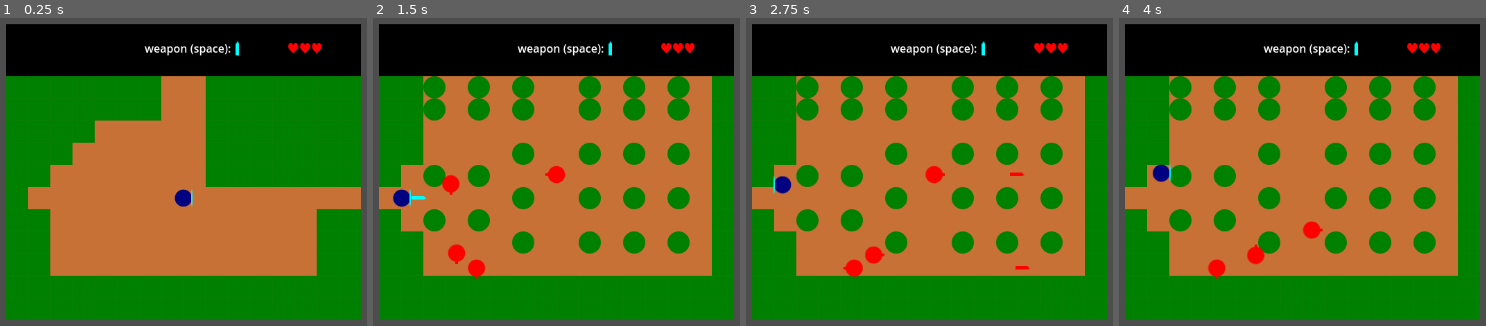
Above: before the commit, frames 1-4 (left to right).
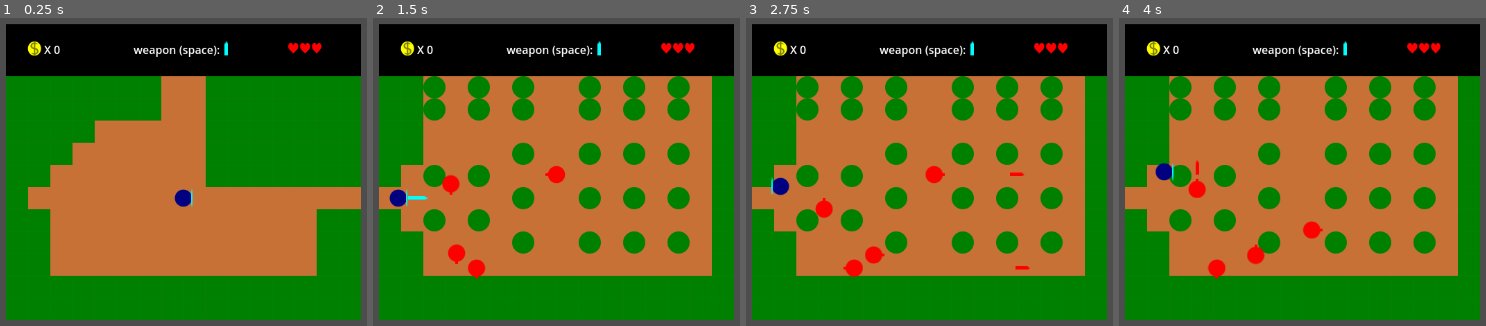
Above: after the commit, the same moments.

Repository: RogueInstincts/Game-Design-class-2d-top-down
Game: Godot game, scene res://world.tscn
Same seed, same stepped clock (60 frames per second), same inputs: the game is played once before the commit and once after it. Before the commit the project has no main scene; this scene is started directly in both runs.
Inputs:
- Up to frame 1 (0.25 s): no input
- Up to frame 2 (1.5 s): tap Enter at 0.5 s; hold D (right) from 0.53 s (still down); tap Space (attack) at 0.6, 1.35 s; tap W (up) at 0.77 s
- Up to frame 3 (2.75 s): tap W (up) at 1.52 s; release D (right) at 2.03 s; hold A (left) from 2.03 s (still down); tap Space (attack) at 2.1 s
- Up to frame 4 (4 s): release A (left) at 2.78 s; hold D (right) from 2.78 s (still down); tap Space (attack) at 2.85, 3.6 s; tap W (up) at 3.02, 3.77 s

The runs differ from the first frame. In frame 1, 0.9% of the frame differs, in the area x 7-66%, y 7-13%; in frame 2, 1.0%; in frame 3, 1.2%; in frame 4, 1.3%, in the area x 7-66%, y 7-59%.

Commit message:
Completed story
want to add functional shield if I have time/can figure it out, other than that project is done

Diff:
--- /dev/null
+++ b/Game Design class M05-M06 top-down/coin.gd
@@ -0,0 +1,12 @@
+extends Sprite2D
+
+@onready var hitbox = $hitbox
+@onready var player = $'../player'
+@onready var world = $".."
+
+# Called every frame. 'delta' is the elapsed time since the previous frame.
+func _process(delta):
+	for i in hitbox.get_overlapping_bodies():
+		if i == player:
+			queue_free()
+			world.coin += 1
--- /dev/null
+++ b/Game Design class M05-M06 top-down/coin.tscn
@@ -0,0 +1,16 @@
+[gd_scene load_steps=4 format=3 uid="uid://dpbpeswk4dnvg"]
+
+[ext_resource type="Texture2D" uid="uid://heqplhdrbfjl" path="res://coin.png" id="1_414oa"]
+[ext_resource type="Script" path="res://coin.gd" id="2_eo8gd"]
+
+[sub_resource type="RectangleShape2D" id="RectangleShape2D_eymvb"]
+size = Vector2(20, 22)
+
+[node name="coin" type="Sprite2D"]
+texture = ExtResource("1_414oa")
+script = ExtResource("2_eo8gd")
+
+[node name="hitbox" type="Area2D" parent="."]
+
+[node name="CollisionShape2D" type="CollisionShape2D" parent="hitbox"]
+shape = SubResource("RectangleShape2D_eymvb")
--- a/Game Design class M05-M06 top-down/enemy.gd
+++ b/Game Design class M05-M06 top-down/enemy.gd
@@ -13,6 +13,8 @@
 func sword_hit(i):
 	queue_free()
 	i.queue_free()
+	world.generate_loot(transform.origin)
+	world.kills_to_win -= 1
 
 func enemy_sword_hit(i):
 	pass
--- /dev/null
+++ b/Game Design class M05-M06 top-down/heart.gd
@@ -0,0 +1,12 @@
+extends Sprite2D
+
+@onready var hitbox = $hitbox
+@onready var player = $'../player'
+@onready var world = $".."
+
+# Called every frame. 'delta' is the elapsed time since the previous frame.
+func _process(delta):
+	for i in hitbox.get_overlapping_bodies():
+		if i == player:
+			queue_free()
+			world.health += 2
--- /dev/null
+++ b/Game Design class M05-M06 top-down/heart.tscn
@@ -0,0 +1,16 @@
+[gd_scene load_steps=4 format=3 uid="uid://jre2fhhf5b3o"]
+
+[ext_resource type="Texture2D" uid="uid://clfopbqskaoip" path="res://heart.png" id="1_wl1ud"]
+[ext_resource type="Script" path="res://heart.gd" id="2_ipqw2"]
+
+[sub_resource type="RectangleShape2D" id="RectangleShape2D_m316r"]
+size = Vector2(20, 22)
+
+[node name="heart" type="Sprite2D"]
+texture = ExtResource("1_wl1ud")
+script = ExtResource("2_ipqw2")
+
+[node name="hitbox" type="Area2D" parent="."]
+
+[node name="CollisionShape2D" type="CollisionShape2D" parent="hitbox"]
+shape = SubResource("RectangleShape2D_m316r")
--- /dev/null
+++ b/Game Design class M05-M06 top-down/main.gd
@@ -0,0 +1,8 @@
+extends Node2D
+
+@onready var main = $"."
+@onready var button = $Panel/Button
+
+func _process(_delta):
+	if button.button_pressed:
+		main.get_tree().change_scene_to_file("res://world.tscn")
--- /dev/null
+++ b/Game Design class M05-M06 top-down/main.tscn
@@ -0,0 +1,41 @@
+[gd_scene load_steps=2 format=3 uid="uid://86tff54ukvcn"]
+
+[ext_resource type="Script" path="res://main.gd" id="1_347tu"]
+
+[node name="main" type="Node2D"]
+script = ExtResource("1_347tu")
+
+[node name="Panel" type="Panel" parent="."]
+offset_right = 1152.0
+offset_bottom = 648.0
+
+[node name="Label" type="Label" parent="Panel"]
+layout_mode = 0
+offset_left = 200.0
+offset_top = 100.0
+offset_right = 240.0
+offset_bottom = 123.0
+text = "Oh no! The bullies stole Billy's dog!
+
+Armed with a trash can lid for a shield and a stick for a sword, Billy needs to fight off the bullies
+so they will give his dog back and stop trying to take his lunch money"
+
+[node name="controls" type="Label" parent="Panel"]
+layout_mode = 0
+offset_left = 688.0
+offset_top = 500.0
+offset_right = 1135.0
+offset_bottom = 575.0
+text = "Controls:
+WASD or arrow keys to move
+SPACE  to attack"
+horizontal_alignment = 1
+
+[node name="Button" type="Button" parent="Panel"]
+layout_mode = 0
+offset_left = 476.0
+offset_top = 500.0
+offset_right = 676.0
+offset_bottom = 600.0
+theme_override_font_sizes/font_size = 25
+text = "Start Game"
--- a/Game Design class M05-M06 top-down/player.tscn
+++ b/Game Design class M05-M06 top-down/player.tscn
@@ -5,7 +5,6 @@
 [ext_resource type="Texture2D" uid="uid://bnc1hyejnseau" path="res://shield.png" id="2_ro6lt"]
 
 [sub_resource type="CircleShape2D" id="CircleShape2D_01u6n"]
-radius = 12.0
 
 [node name="player" type="CharacterBody2D"]
 collision_mask = 5
@@ -19,4 +18,5 @@
 texture = ExtResource("2_ro6lt")
 
 [node name="CollisionShape2D" type="CollisionShape2D" parent="."]
+position = Vector2(-1, 0)
 shape = SubResource("CircleShape2D_01u6n")
--- a/Game Design class M05-M06 top-down/project.godot
+++ b/Game Design class M05-M06 top-down/project.godot
@@ -11,6 +11,7 @@
 [application]
 
 config/name="Game Design class M05-M06 top-down"
+run/main_scene="res://main.tscn"
 config/features=PackedStringArray("4.2", "Forward Plus")
 config/icon="res://icon.svg"
 
--- a/Game Design class M05-M06 top-down/sword.tscn
+++ b/Game Design class M05-M06 top-down/sword.tscn
@@ -7,7 +7,7 @@
 size = Vector2(4, 17)
 
 [sub_resource type="RectangleShape2D" id="RectangleShape2D_a2kch"]
-size = Vector2(8, 19)
+size = Vector2(12, 28)
 
 [node name="sword" type="CharacterBody2D"]
 collision_layer = 2
@@ -15,6 +15,8 @@
 script = ExtResource("1_wtn83")
 
 [node name="sprite" type="Sprite2D" parent="."]
+position = Vector2(0, -3.75)
+scale = Vector2(1, 1.35714)
 texture = ExtResource("1_iitya")
 
 [node name="CollisionShape2D" type="CollisionShape2D" parent="."]
@@ -24,5 +26,5 @@
 [node name="hitbox" type="Area2D" parent="."]
 
 [node name="CollisionShape2D" type="CollisionShape2D" parent="hitbox"]
-position = Vector2(0, -0.5)
+position = Vector2(0, -5)
 shape = SubResource("RectangleShape2D_a2kch")
--- /dev/null
+++ b/Game Design class M05-M06 top-down/victory.tscn
@@ -0,0 +1,16 @@
+[gd_scene format=3 uid="uid://cepb2nsi12la0"]
+
+[node name="victory" type="Node2D"]
+
+[node name="Panel" type="Panel" parent="."]
+offset_right = 1152.0
+offset_bottom = 648.0
+
+[node name="Label" type="Label" parent="Panel"]
+layout_mode = 0
+offset_right = 1152.0
+offset_bottom = 648.0
+theme_override_font_sizes/font_size = 50
+text = "You Won!"
+horizontal_alignment = 1
+vertical_alignment = 1
--- a/Game Design class M05-M06 top-down/world.gd
+++ b/Game Design class M05-M06 top-down/world.gd
@@ -2,9 +2,27 @@
 
 @onready var world = $"."
 @onready var health = 6
+@onready var coin = 0
 @onready var healthbar = $Camera/hud/healthbar
+@onready var coinlabel = $Camera/hud/coinlabel
+@onready var kills_to_win = 12
+
+func generate_loot(spot: Vector2):
+	var loot = randi() % 5
+	if loot == 1:
+		var add = load("res://coin.tscn").instantiate()
+		add.transform.origin = spot
+		add_child(add)
+	elif loot == 2:
+		var add = load("res://heart.tscn").instantiate()
+		add.transform.origin = spot
+		add_child(add)
 
 func _process(_delta):
+
+	if kills_to_win <= 0:
+		world.get_tree().change_scene_to_file("res://victory.tscn")
+
 	if health == 0:
 		world.get_tree().change_scene_to_file("res://game_over.tscn")
 	elif health == 1:
@@ -19,3 +37,7 @@
 		healthbar.texture = load("res://5_health.png")
 	elif health == 6:
 		healthbar.texture = load("res://6_health.png")
+	elif health > 6:
+		health = 6
+
+	coinlabel.set_text("X " + str(coin))
--- a/Game Design class M05-M06 top-down/world.tscn
+++ b/Game Design class M05-M06 top-down/world.tscn
@@ -8,6 +8,7 @@
 [ext_resource type="Script" path="res://exit1.gd" id="4_xn2r2"]
 [ext_resource type="Script" path="res://exit2.gd" id="6_ihjt7"]
 [ext_resource type="Script" path="res://exit3.gd" id="7_57o1m"]
+[ext_resource type="Texture2D" uid="uid://heqplhdrbfjl" path="res://coin.png" id="8_1453x"]
 [ext_resource type="Script" path="res://exit4.gd" id="8_daoh6"]
 [ext_resource type="Script" path="res://exit5.gd" id="9_ep37h"]
 [ext_resource type="Script" path="res://exit6.gd" id="10_85wpb"]
@@ -3187,16 +3188,28 @@
 texture = ExtResource("13_ukom8")
 
 [node name="Sword" type="Sprite2D" parent="Camera/hud"]
-position = Vector2(334, 35)
+position = Vector2(318, 35)
 texture = ExtResource("16_03mcl")
 
-[node name="Label" type="Label" parent="Camera/hud"]
+[node name="swordlabel" type="Label" parent="Camera/hud"]
 layout_mode = 0
-offset_left = 200.0
-offset_top = 23.0
-offset_right = 325.0
-offset_bottom = 46.0
+offset_left = 184.0
+offset_top = 25.0
+offset_right = 309.0
+offset_bottom = 48.0
 text = "weapon (space):"
+
+[node name="Coin" type="Sprite2D" parent="Camera/hud"]
+position = Vector2(41, 35)
+texture = ExtResource("8_1453x")
+
+[node name="coinlabel" type="Label" parent="Camera/hud"]
+layout_mode = 0
+offset_left = 55.0
+offset_top = 25.0
+offset_right = 95.0
+offset_bottom = 48.0
+text = "X 0"
 
 [node name="exits" type="Node" parent="."]
 
Not shown: 1 places in Game Design class M05-M06 top-down/world.tscn that only renumber resources
